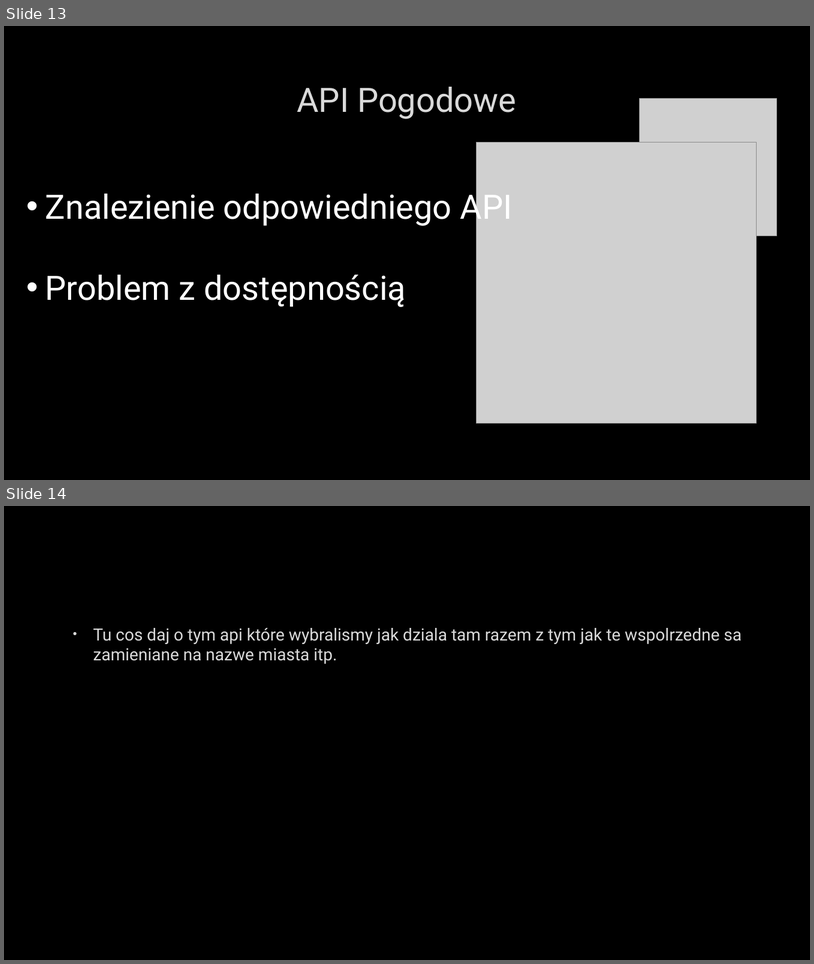
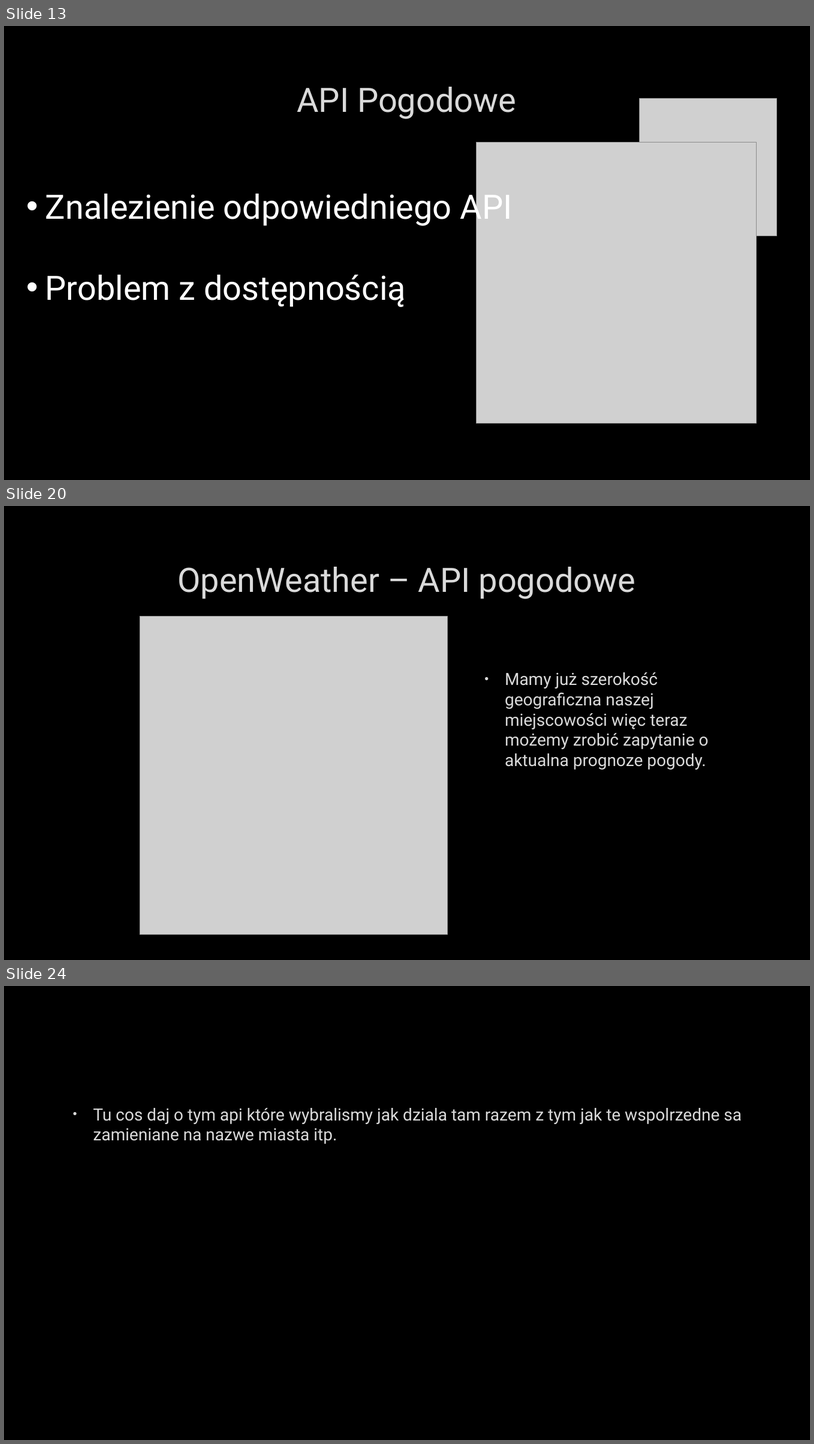
Before and after one commit to Luckownia/WeatherForecastApp, a slide deck: Aplikacja pogodowa na Androida.pptx. Shown one above the other, each under a label of ours: slides 13 and 14 before the commit, slides 13, 20 and 24 after it; the slides between them are not shown. The pictures are 814x964 and 814x1444 pixels, drawn with LibreOffice and Linux fonts; fonts in the diff are those of the drawing; grey boxes stand for pictures; background and template pictures are left out. Boxes give left, top, right and bottom in pixels: in the first picture for what was removed or moved away, otherwise in the second. Text is boxed around its words. In the diff, an @@ line names an element or a change of style, - is before the commit and + after.

```diff
--- a/Aplikacja pogodowa na Androida.pptx
+++ b/Aplikacja pogodowa na Androida.pptx
@@ slide 20 added at (4,506,810,960), background picture (left out) @@
@@ title added at (177,567,636,599), 40 pt, text #DADADA @@
+OpenWeather – API pogodowe
@@ picture added at (140,616,447,934) @@
@@ text added at (505,672,709,769), 20 pt, text #DADADA @@
+• Mamy już szerokość geograficzna naszej miejscowości więc teraz możemy zrobić zapytanie o aktualna prognoze pogody.
@@ what was slide 14 is now slide 24 @@
```
Also in this commit, not shown: 9 other slides added.
